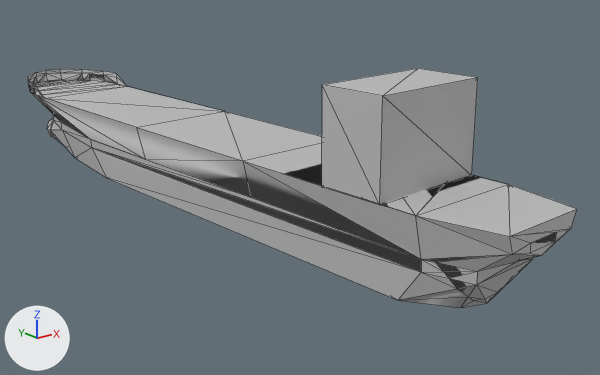
Two versions of the OBJ model Models/Voertuigen/seaShip.obj, one commit apart.
Rendered twice from a 50 mm lens placed at (-114.7, -139.9, 56.9), pointed at (8.1, 13.6, -4.5). Every picture has the same lights, and +X, +Y and +Z are marked at lower left. Mesh edges are drawn as thin lines. Where no turn or scale is listed for an object, it has been applied to the vertices. Vertices at the same position are counted once.

In view in the first picture: 'mesh1_mesh1-geometry'.
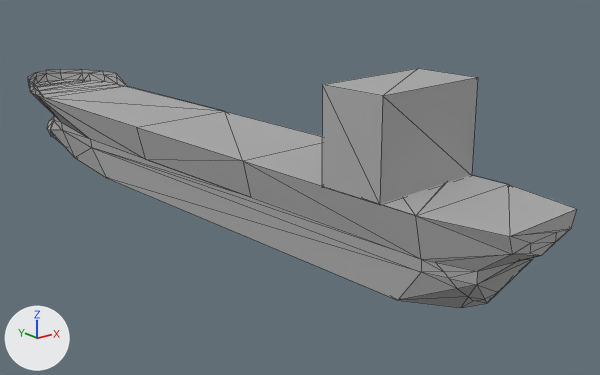
What differs and where, as boxes [x1, y1, x2, y2] in the pictures (600 x 375 px):
'mesh1_mesh1-geometry', recoloured, surface changed: [28, 68, 576, 307] in both
part 1 of me_mesh1_mesh1_geometry, recoloured: [136, 127, 251, 197] in both
part 2 of me_mesh1_mesh1_geometry, recoloured: [36, 95, 421, 259] in both
part 3 of me_mesh1_mesh1_geometry, recoloured: [29, 74, 105, 95] in both

Diff of the bpy script that builds the scene:
```diff
--- a/Models/Voertuigen/seaShip.obj.py
+++ b/Models/Voertuigen/seaShip.obj.py
@@ mat_material_11_14_8id @@
 mat_material_11_14_8id = principled_material('material_11_14_8ID')
-mat_material_11_14_8id.base_color = (0.512, 0.512, 0.512)  # grey #bebebe
-mat_material_11_14_8id.roughness = 0.696
+mat_material_11_14_8id.base_color = (0.41, 0.41, 0.41)  # grey #acacac
+mat_material_11_14_8id.roughness = 0.7
@@ mat_material_12_15_0id @@
 mat_material_12_15_0id = principled_material('material_12_15_0ID')
-mat_material_12_15_0id.base_color = (0.512, 0.512, 0.512)  # grey #bebebe
-mat_material_12_15_0id.roughness = 0.696
+mat_material_12_15_0id.base_color = (0.41, 0.41, 0.41)  # grey #acacac
+mat_material_12_15_0id.roughness = 0.7
@@ mat_material_4_11_0id @@
 mat_material_4_11_0id = principled_material('material_4_11_0ID')
-mat_material_4_11_0id.base_color = (0.512, 0.512, 0.512)  # grey #bebebe
-mat_material_4_11_0id.roughness = 0.696
+mat_material_4_11_0id.base_color = (0.41, 0.41, 0.41)  # grey #acacac
+mat_material_4_11_0id.roughness = 0.7
@@ mat_material_9_12_0id @@
 mat_material_9_12_0id = principled_material('material_9_12_0ID')
-mat_material_9_12_0id.base_color = (0.512, 0.512, 0.512)  # grey #bebebe
-mat_material_9_12_0id.roughness = 0.696
+mat_material_9_12_0id.base_color = (0.41, 0.41, 0.41)  # grey #acacac
+mat_material_9_12_0id.roughness = 0.7
@@ mat_material_1_2_8id @@
 mat_material_1_2_8id = principled_material('material_1_2_8ID')
-mat_material_1_2_8id.base_color = (0.512, 0.512, 0.512)  # grey #bebebe
-mat_material_1_2_8id.roughness = 0.696
+mat_material_1_2_8id.base_color = (0.41, 0.41, 0.41)  # grey #acacac
+mat_material_1_2_8id.roughness = 0.7
@@ mat_material_1_2_0id @@
 mat_material_1_2_0id = principled_material('material_1_2_0ID')
-mat_material_1_2_0id.base_color = (0.512, 0.512, 0.512)  # grey #bebebe
-mat_material_1_2_0id.roughness = 0.696
+mat_material_1_2_0id.base_color = (0.41, 0.41, 0.41)  # grey #acacac
+mat_material_1_2_0id.roughness = 0.7
@@ mat_material_5_6_8id @@
 mat_material_5_6_8id = principled_material('material_5_6_8ID')
-mat_material_5_6_8id.base_color = (0.512, 0.512, 0.512)  # grey #bebebe
-mat_material_5_6_8id.roughness = 0.696
+mat_material_5_6_8id.base_color = (0.41, 0.41, 0.41)  # grey #acacac
+mat_material_5_6_8id.roughness = 0.7
@@ mat_material_4_5_0id @@
 mat_material_4_5_0id = principled_material('material_4_5_0ID')
-mat_material_4_5_0id.base_color = (0.512, 0.512, 0.512)  # grey #bebebe
-mat_material_4_5_0id.roughness = 0.696
+mat_material_4_5_0id.base_color = (0.41, 0.41, 0.41)  # grey #acacac
+mat_material_4_5_0id.roughness = 0.7
@@ mat_material_5_6_0id @@
 mat_material_5_6_0id = principled_material('material_5_6_0ID')
-mat_material_5_6_0id.base_color = (0.512, 0.512, 0.512)  # grey #bebebe
-mat_material_5_6_0id.roughness = 0.696
+mat_material_5_6_0id.base_color = (0.41, 0.41, 0.41)  # grey #acacac
+mat_material_5_6_0id.roughness = 0.7
@@ mat_material_4_10_0id @@
 mat_material_4_10_0id = principled_material('material_4_10_0ID')
-mat_material_4_10_0id.base_color = (0.512, 0.512, 0.512)  # grey #bebebe
-mat_material_4_10_0id.roughness = 0.696
+mat_material_4_10_0id.base_color = (0.41, 0.41, 0.41)  # grey #acacac
+mat_material_4_10_0id.roughness = 0.7
@@ mat_material_2_3_8id @@
+mat_material_2_3_8id = principled_material('material_2_3_8ID')
+mat_material_2_3_8id.base_color = (0.41, 0.41, 0.41)  # grey #acacac
+mat_material_2_3_8id.roughness = 0.7
@@ me_mesh1_mesh1_geometry @@
 me_mesh1_mesh1_geometry.from_pydata(...)  # 154 vertices, 299 faces; spans x -23.0..14.0, y -63.0..122.0, z -10.0..29.0
+# me_mesh1_mesh1_geometry part 1: 4 faces spanning x -20.0..10.0, y 2.0..46.0, z 1.0..9.0 switch from mat_material_10_13_8id (grey #bebebe) to mat_material_5_6_8id (grey #ababab)
+# me_mesh1_mesh1_geometry part 2: 5 faces spanning x -23.0..-12.0, y -46.0..100.0, z 1.0..9.0 switch from mat_material_1_2_8id (grey #bebebe) to mat_material_5_6_8id (grey #ababab)
+# me_mesh1_mesh1_geometry part 3: 4 faces spanning x -23.0..3.0, y 100.0..113.0, z 9.0..11.0 switch from mat_material_1_2_8id (grey #bebebe) to mat_material_2_3_8id (grey #ababab)
 me_mesh1_mesh1_geometry.materials.append(mat_material_11_14_8id)
```
